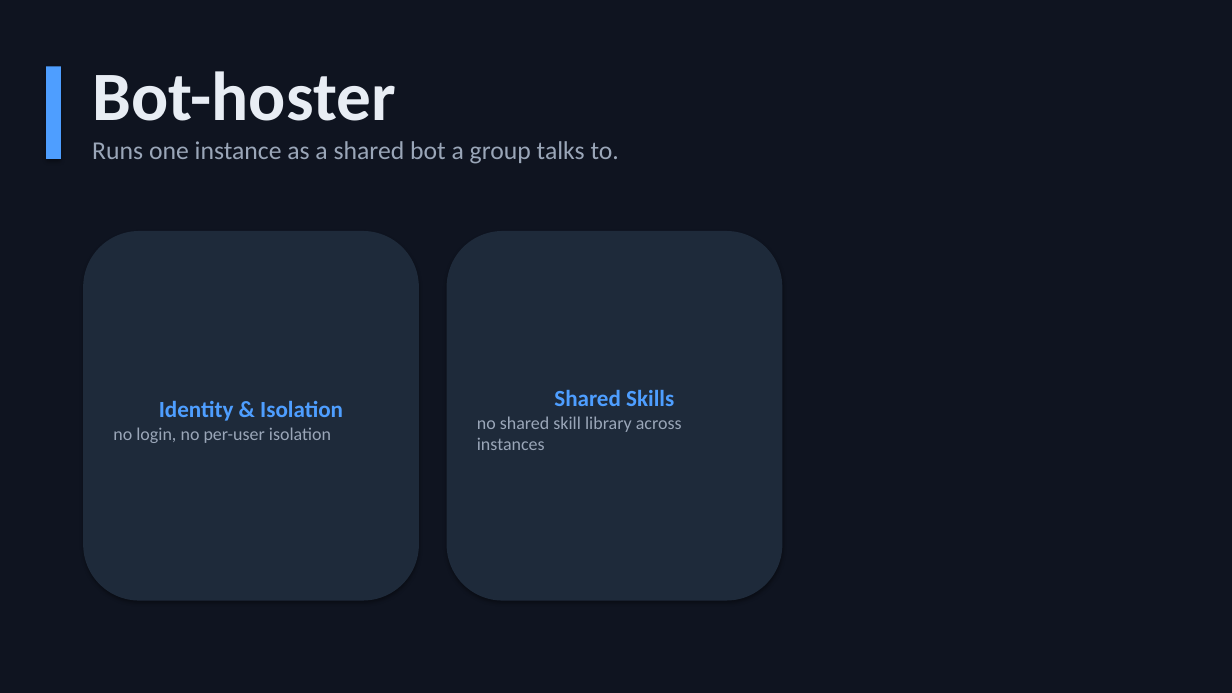
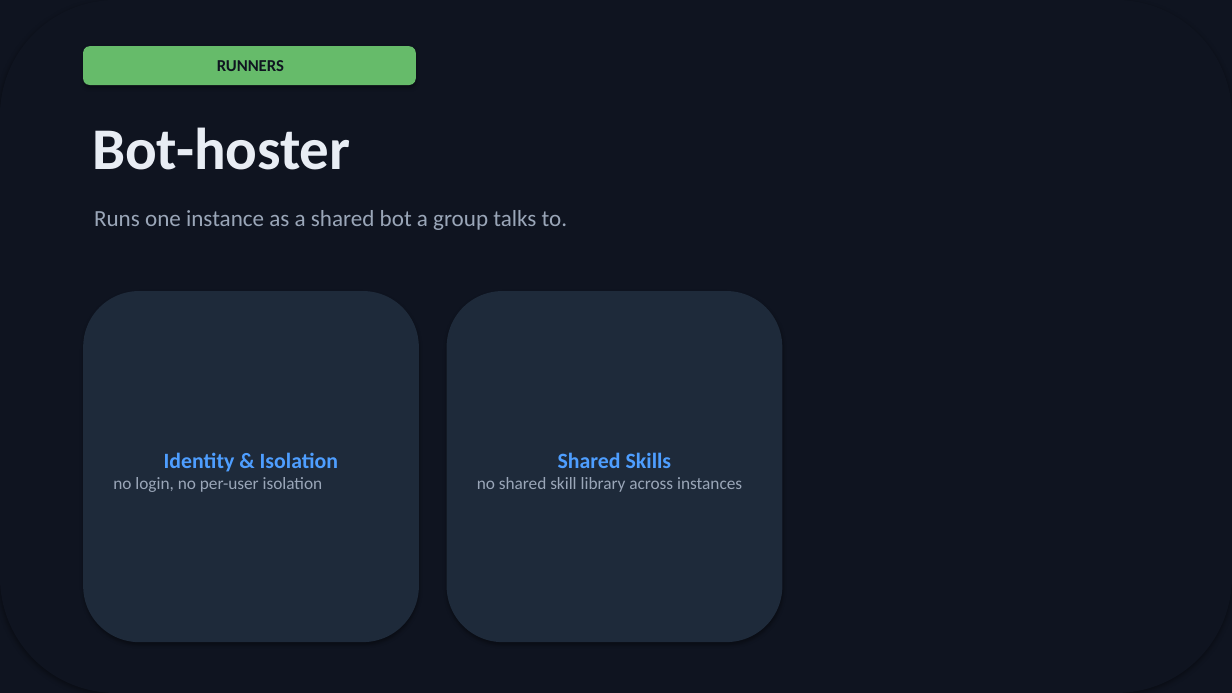
Before and after one commit to michaelatamuk/openjiuwen-jiuwenswarm, a slide deck: slide 4 of docs-michael/usability/slides/personas-deck.pptx. Drawn at 1232x693 pixels with LibreOffice and Linux fonts; fonts in the diff are those of the drawing. Boxes give left, top, right and bottom in pixels: in the first picture for what was removed or moved away, otherwise in the second. Text is boxed around its words. In the diff, an @@ line names an element or a change of style, - is before the commit and + after.

```diff
--- a/docs-michael/usability/slides/personas-deck.pptx
+++ b/docs-michael/usability/slides/personas-deck.pptx
@@ rounded rectangle at [0,0,1232,693]: rectangle to rounded rectangle @@
@@ rounded rectangle added at [83,46,416,85], fill #66BB6A, 13 pt, text #0F1420, bold @@
+RUNNERS
@@ rectangle removed at [46,67,61,159] @@
@@ text "Bot-hoster": place and size @@
-text "Bot-hoster" at [92,71,619,164]
+text "Bot-hoster" at [92,127,350,170]
@@ text "Bot-hoster" at [92,127,350,170]: size 54 to 46 pt @@
@@ text at [92,141,619,164]: paragraph removed @@
-Runs one instance as a shared bot a group talks to.
@@ text added at [94,210,567,230], 18 pt, text #9AA6B8 @@
+Runs one instance as a shared bot a group talks to.
@@ rounded rectangle "Identity & Isolation": place and size @@
-rounded rectangle "Identity & Isolation" at [83,231,419,601]
+rounded rectangle "Identity & Isolation" at [83,291,419,642]
@@ rounded rectangle "Identity & Isolation" at [83,291,419,642]: size 18 to 17 pt in "Identity & Isolation"; size 14 to 13.5 pt in "no login, no per-user isolation" @@
@@ rounded rectangle "Shared Skills": place and size @@
-rounded rectangle "Shared Skills" at [446,231,782,601]
+rounded rectangle "Shared Skills" at [446,291,782,642]
@@ rounded rectangle "Shared Skills" at [446,291,782,642]: size 18 to 17 pt in "Shared Skills"; size 14 to 13.5 pt in "no shared skill library across instances" @@
```
Also in this commit, not shown: 9 other slides changed, 2 slides added, 5 other files.
